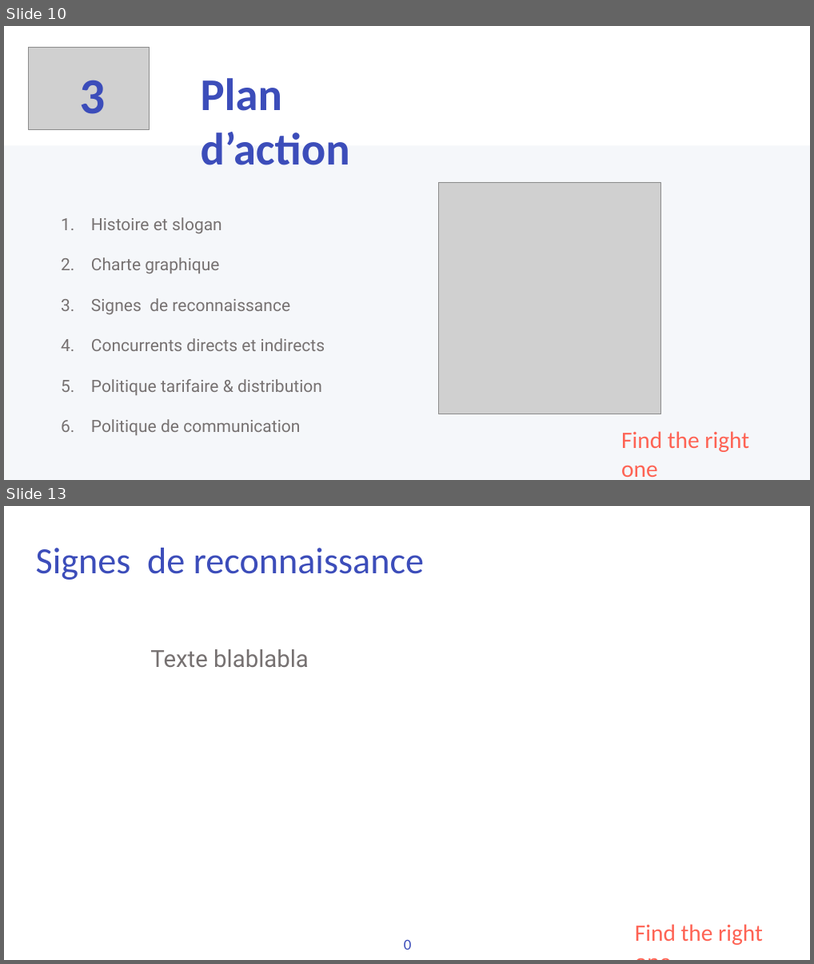
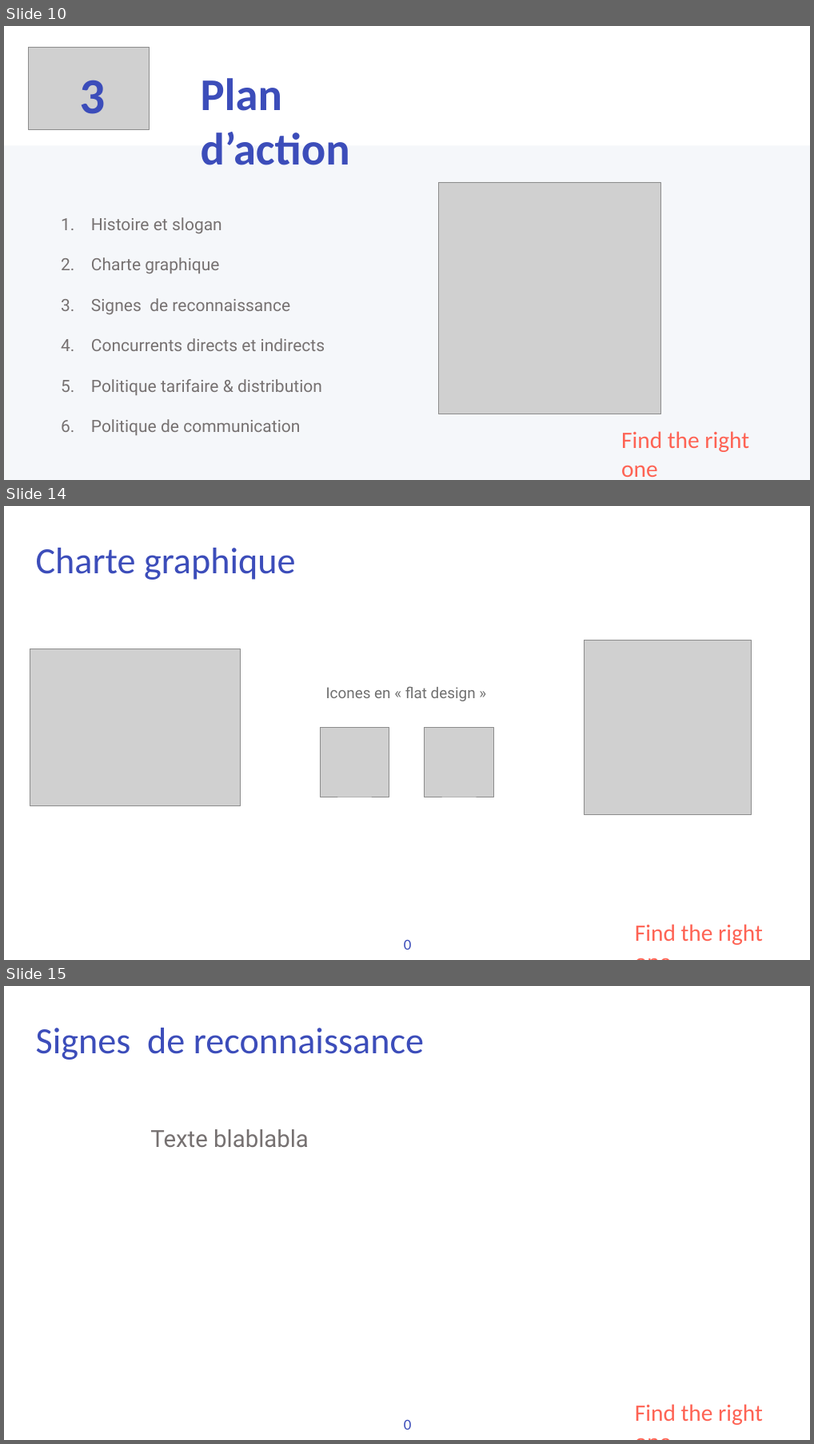
Before and after one commit to solown/ServeurWEB_PROJET, a slide deck: presentation/fr81.pptx. Shown one above the other, each under a label of ours: slides 10 and 13 before the commit, slides 10, 14 and 15 after it; the slides between them are not shown. The pictures are 814x964 and 814x1444 pixels, drawn with LibreOffice and Linux fonts; fonts in the diff are those of the drawing; grey boxes stand for pictures; background and template pictures are left out. Boxes give left, top, right and bottom in pixels: in the first picture for what was removed or moved away, otherwise in the second. Text is boxed around its words. In the diff, an @@ line names an element or a change of style, - is before the commit and + after.

Commit message:
charte graphique done

```diff
--- a/presentation/fr81.pptx
+++ b/presentation/fr81.pptx
@@ slide 14 added at bbox=[4, 506, 810, 960], background #FFFFFF @@
@@ text added at bbox=[36, 548, 296, 580], 44 pt, text #3C4DBA @@
+Charte graphique
@@ picture added at bbox=[30, 648, 241, 805] @@
@@ picture added at bbox=[584, 640, 752, 815] @@
@@ text added at bbox=[326, 686, 476, 701], 18 pt, text #707070 @@
+Icones en « flat design »
@@ picture added at bbox=[320, 728, 390, 797] @@
@@ picture added at bbox=[425, 728, 494, 797] @@
@@ text added at bbox=[635, 924, 763, 944], 28 pt, text #FE6354 @@
+Find the right one
@@ text added at bbox=[404, 939, 412, 949], 18 pt, text #3C4DBA @@
+0
@@ what was slide 13 is now slide 15 @@
```
Also in this commit, not shown: 3 slides changed, 1 other slide added, 2 other files.
